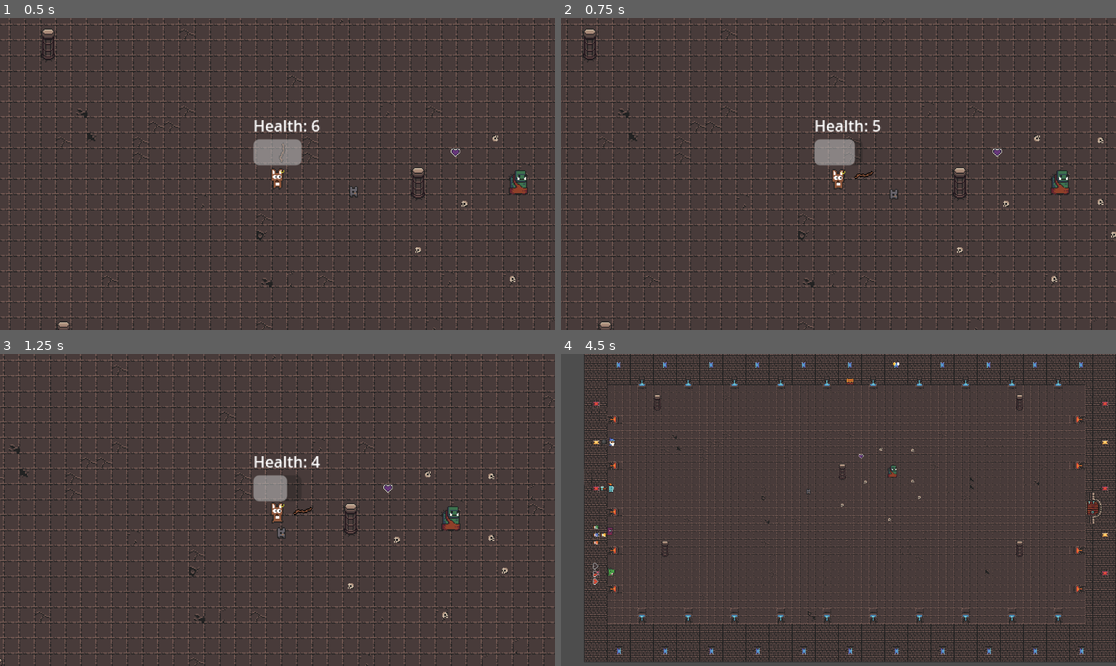
Above: before the commit, frames 1-4 (two rows, left to right).
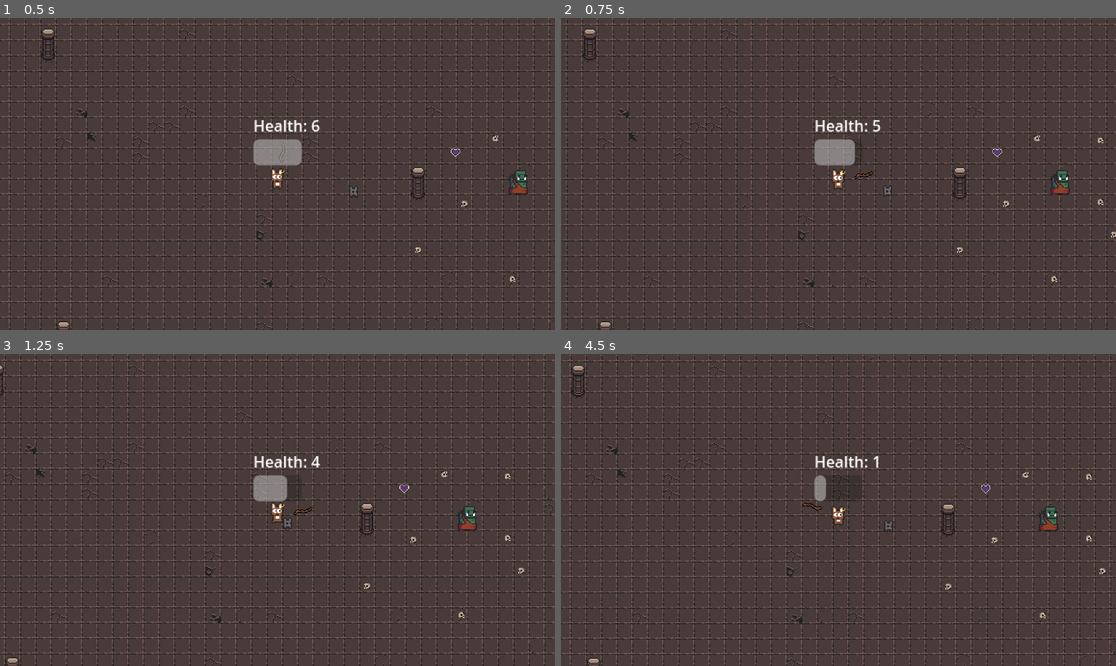
Above: after the commit, the same moments.

Repository: Naigma/proyecto_godot_2526
Game: Godot game, scene res://modules/levels/tutorial/tutorial.tscn
The game is run twice, just before and just after one commit, with the same random seed, the same clock (stepped at 60 frames per second) and the same inputs. The project has no main scene, so this scene is started directly.
Inputs (mouse positions are in pixels of both pictures, inside the frame that each line leads up to):
- Up to frame 1 (0.5 s): no input
- Up to frame 2 (0.75 s): tap Enter (ui_accept) at 0.5 s; move the mouse to (960, 158) at 0.52 s; hold D (right) from 0.53 s (still down); tap E (interact) at 0.6 s
- Up to frame 3 (1.25 s): keep holding D (right); tap Enter (ui_accept) at 0.77 s
- Up to frame 4 (4.5 s): move the mouse to (727, 525) at 1.27 s; release D (right) at 1.28 s; hold S (down) 1.28-2.03 s; tap E (interact) every 0.75 s from 1.35 to 4.35 s; tap Enter (ui_accept) at 1.52, 3.02, 3.77 s; move the mouse to (894, 441) at 2.02 s; hold D (right) 2.03-2.78 s; move the mouse to (810, 572) at 2.77 s; hold W (up) 2.78-3.53 s; move the mouse to (1005, 556) at 3.52 s; hold A (left) from 3.53 s (still down); move the mouse to (672, 463) at 4.27 s

Frame 1 is identical in both runs. In frame 2, less than 0.1% of the frame differs, in the area x 58-61%, y 53-59%; in frame 3, 15%; in frame 4, 29%, in the area x 0-100%, y 0-100%.

Commit message:
Add transitioned in idle

Diff:
--- a/modules/FSM/follow_state.gd
+++ b/modules/FSM/follow_state.gd
@@ -19,5 +19,5 @@
 
 	enemy.move_and_slide()
 
-	if direction.length() > 50:
+	if direction.length() > 150:
 		transitioned.emit(self,"idlestate")
--- a/modules/FSM/idle_state.gd
+++ b/modules/FSM/idle_state.gd
@@ -3,6 +3,8 @@
 
 @export var enemy: CharacterBody2D
 @export var move_speed := 10.0
+
+var player: CharacterBody2D
 
 var move_direction : Vector2
 var wander_time : float
@@ -12,6 +14,7 @@
 	wander_time = randf_range(1 , 3)
 
 func enter():
+	player = get_tree().get_first_node_in_group("player")
 	randomize_wander()
 
 func update(delta : float):
@@ -25,3 +28,8 @@
 	if enemy:
 		enemy.velocity = move_direction * move_speed
 		enemy.move_and_slide()
+
+	var direction = player.global_position - enemy.global_position
+
+	if direction.length() < 80:
+		transitioned.emit(self, "followstate")
Not shown: 1 places in modules/enemy_stupid/enemy_stupid.tscn that only renumber resources
